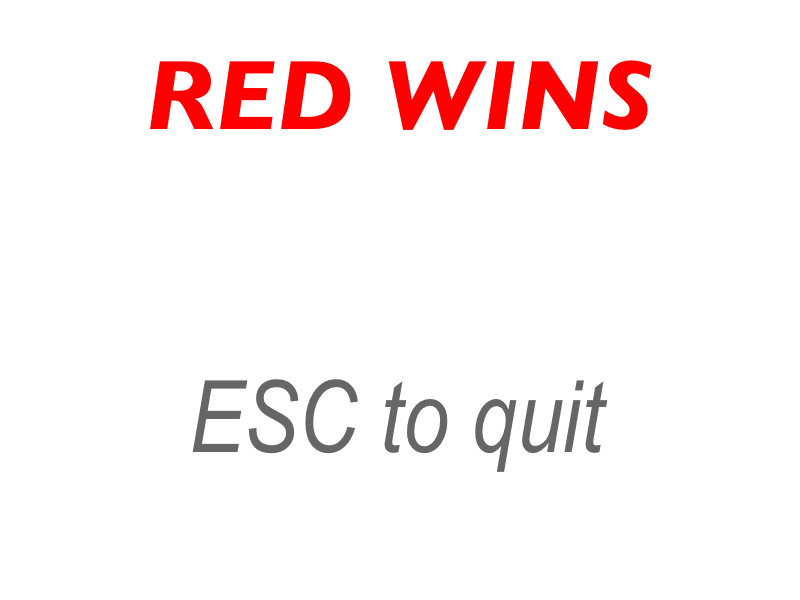
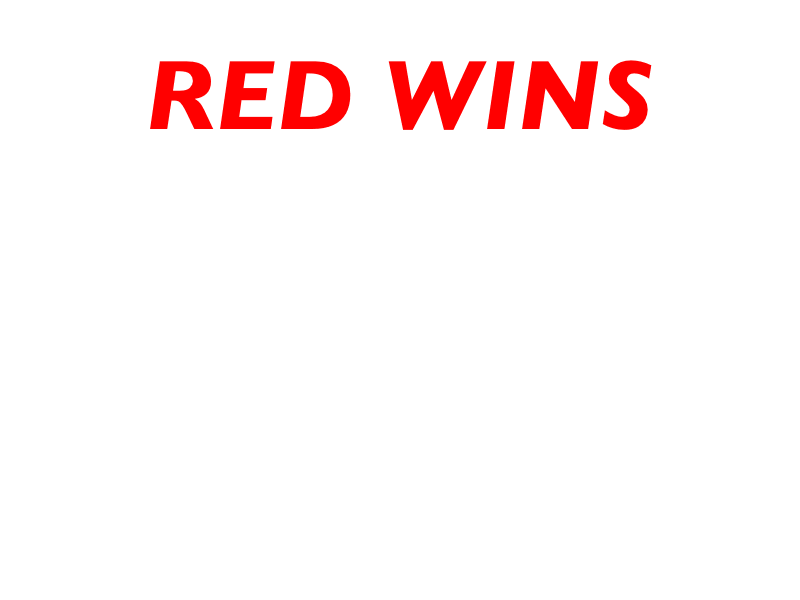
Layer changes from the first w=800, h=600 image to the second:
painted on "ESC to quit" over [192, 379, 608, 472]
